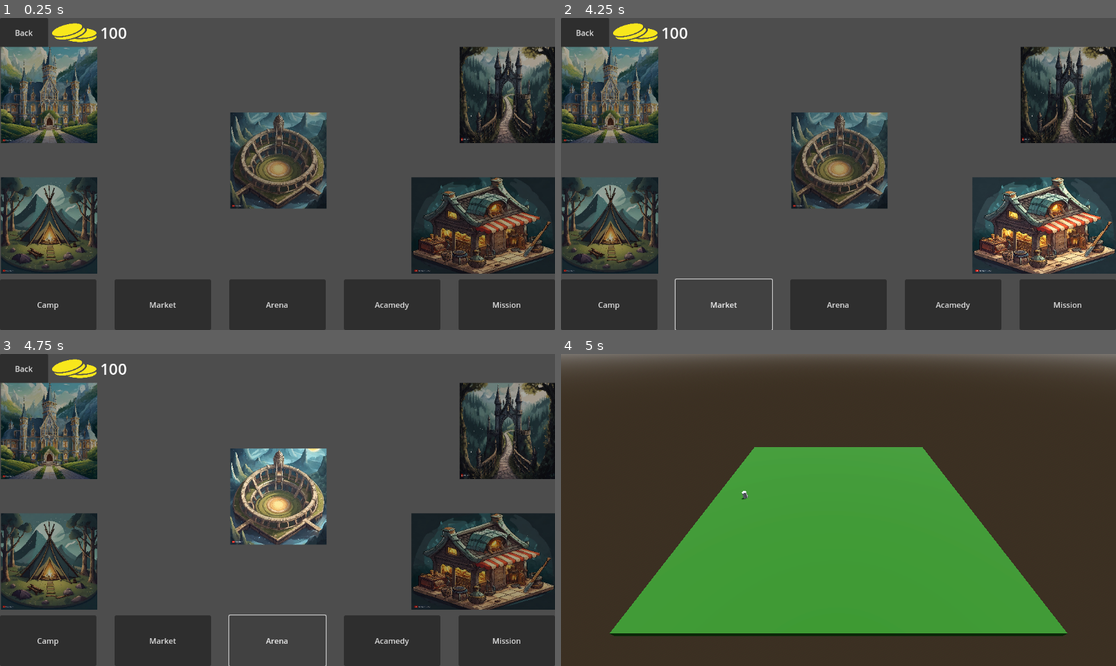
Above: before the commit, frames 1-4 (two rows, left to right).
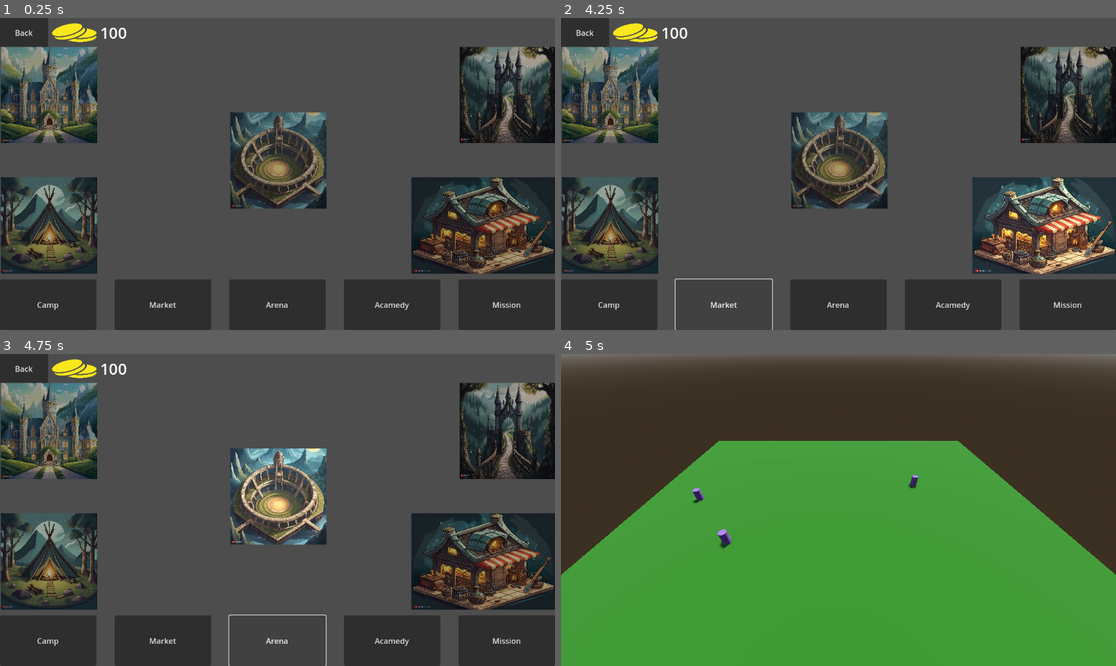
Above: after the commit, the same moments.

Repository: ualisars/ManagementPrototype
Game: Godot game, scene res://Interface/player_interface.tscn
Same seed, same stepped clock (60 frames per second), same inputs: the game is played once before the commit and once after it.
Inputs (mouse positions are in pixels of both pictures, inside the frame that each line leads up to):
- Up to frame 1 (0.25 s): no input
- Up to frame 2 (4.25 s): click "Camp" at 0.5 s; move the mouse to (960, 158) at 1.27 s; press the mouse at (960, 158) at 1.28 s; tap Enter at 2 s; move the mouse to (727, 189) at 2.02 s; release the mouse at (727, 189) at 2.03 s; click (727, 189) at 2.1 s; click "Back" at 2.75 s; click "Market" at 3.5 s
- Up to frame 3 (4.75 s): click "Arena" at 4.25 s
- Up to frame 4 (5 s): no input

Frames 1-3 are identical in both runs. In frame 4, 26% of the frame differs, in the area x 0-100%, y 27-100%.

Commit message:
add player party location on arena

Diff:
--- /dev/null
+++ b/Characters/character.gd
@@ -0,0 +1,34 @@
+extends Node3D
+
+var attack: int
+var defense: int
+var health: int
+var character_name: String
+var is_player_controlled: bool
+
+var player_color: String = "5e4086"
+var enemy_color: String = "fc4086"
+
+@onready var mesh_instance_3d: MeshInstance3D = $MeshInstance3D
+
+func init(characteristics: Node, player_controlled: bool) -> void:
+	attack = characteristics.attack
+	defense = characteristics.defense
+	health = characteristics.health
+	character_name = characteristics.character_name
+	is_player_controlled = player_controlled
+
+
+# Called when the node enters the scene tree for the first time.
+func _ready() -> void:
+	var mesh: MeshInstance3D = get_node("Body")
+
+	if is_player_controlled:
+		mesh.material_override.albedo_color = player_color
+	else:
+		mesh.material_override.albedo_color = enemy_color
+
+
+# Called every frame. 'delta' is the elapsed time since the previous frame.
+func _process(delta: float) -> void:
+	pass
--- a/Characters/character.tscn
+++ b/Characters/character.tscn
@@ -1,9 +1,18 @@
-[gd_scene load_steps=2 format=3 uid="uid://bhgcgbcjowf80"]
+[gd_scene load_steps=5 format=3 uid="uid://bhgcgbcjowf80"]
+
+[ext_resource type="Script" path="res://Characters/character.gd" id="1_gnmmy"]
+
+[sub_resource type="StandardMaterial3D" id="StandardMaterial3D_445sv"]
+
+[sub_resource type="StandardMaterial3D" id="StandardMaterial3D_0x8si"]
 
 [sub_resource type="CylinderMesh" id="CylinderMesh_3pw2q"]
+material = SubResource("StandardMaterial3D_0x8si")
 
 [node name="Character" type="Node3D"]
+script = ExtResource("1_gnmmy")
 
-[node name="MeshInstance3D" type="MeshInstance3D" parent="."]
-transform = Transform3D(1, 0, 0, 0, 1, 0, 0, 0, 1, 0, 1, 0)
+[node name="Body" type="MeshInstance3D" parent="."]
+transform = Transform3D(1, 0, 0, 0, 1, 0, 0, 0, 1, 0, 1.23, 0)
+material_override = SubResource("StandardMaterial3D_445sv")
 mesh = SubResource("CylinderMesh_3pw2q")
--- /dev/null
+++ b/Scenes/arena_scene.gd
@@ -0,0 +1,42 @@
+extends Node3D
+
+var rng = RandomNumberGenerator.new()
+
+var CharacterScene: PackedScene = preload("res://Characters/character.tscn")
+
+var player_locations: Array = [
+	Vector3(-22.0, 0, 0),
+	Vector3(-22.0, 0, -6),
+	Vector3(-22.0, 0, 6),
+	Vector3(-14.0, 0, 3),
+	Vector3(-14.0, 0, -3),
+	Vector3(-14.0, 0, -9)
+]
+var enemy_locations: Array = [
+	Vector3(22.0, 0, 0),
+	Vector3(22.0, 0, -6),
+	Vector3(22.0, 0, 6),
+	Vector3(14.0, 0, 3),
+	Vector3(14.0, 0, -3),
+	Vector3(14.0, 0, 6)
+]
+
+# Called when the node enters the scene tree for the first time.
+func _ready() -> void:
+	for characteristic in Player.party:
+		var index = rng.randi_range(0, player_locations.size() - 1)
+
+		var location = player_locations[index]
+
+		var character: Node3D = CharacterScene.instantiate()
+		character.init(characteristic, true)
+
+		character.global_position = location
+
+		player_locations.remove_at(index)
+
+		add_child(character)
+
+# Called every frame. 'delta' is the elapsed time since the previous frame.
+func _process(delta: float) -> void:
+	pass
--- a/Scenes/arena_scene.tscn
+++ b/Scenes/arena_scene.tscn
@@ -1,5 +1,6 @@
-[gd_scene load_steps=6 format=3 uid="uid://dfljp550085pr"]
+[gd_scene load_steps=7 format=3 uid="uid://dfljp550085pr"]
 
+[ext_resource type="Script" path="res://Scenes/arena_scene.gd" id="1_dn2iq"]
 [ext_resource type="PackedScene" uid="uid://bhgcgbcjowf80" path="res://Characters/character.tscn" id="1_qe8ff"]
 
 [sub_resource type="ProceduralSkyMaterial" id="ProceduralSkyMaterial_2b24a"]
@@ -19,6 +20,7 @@
 albedo_color = Color(0.101961, 0.294118, 0, 1)
 
 [node name="ArenaScene" type="Node3D"]
+script = ExtResource("1_dn2iq")
 
 [node name="DirectionalLight3D" type="DirectionalLight3D" parent="."]
 transform = Transform3D(-0.866023, -0.433016, 0.250001, 0, 0.499998, 0.866027, -0.500003, 0.749999, -0.43301, 0, 0, 0)
@@ -34,7 +36,7 @@
 material = SubResource("StandardMaterial3D_yagnh")
 
 [node name="Camera3D" type="Camera3D" parent="."]
-transform = Transform3D(1, 0, 0, 0, 0.766044, 0.642788, 0, -0.642788, 0.766044, 0, 30, 40)
+transform = Transform3D(1, 0, 0, 0, 0.766044, 0.642788, 0, -0.642788, 0.766044, 0, 20, 20)
 
 [node name="Character" parent="." instance=ExtResource("1_qe8ff")]
-transform = Transform3D(1, 0, 0, 0, 1, 0, 0, 0, 1, -22.6151, 0, 0)
+transform = Transform3D(1, 0, 0, 0, 1, 0, 0, 0, 1, 13, 0, -10)
